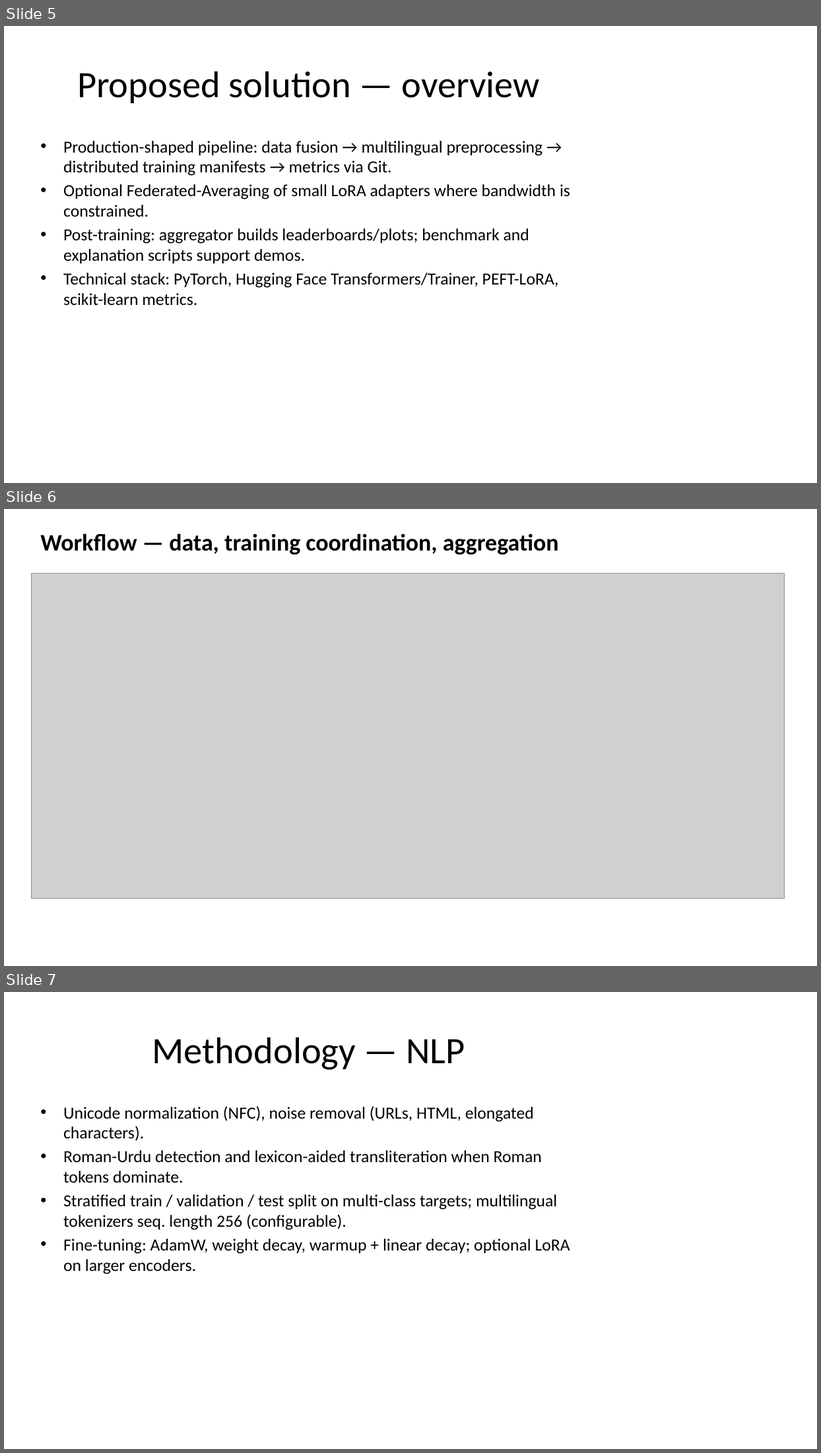
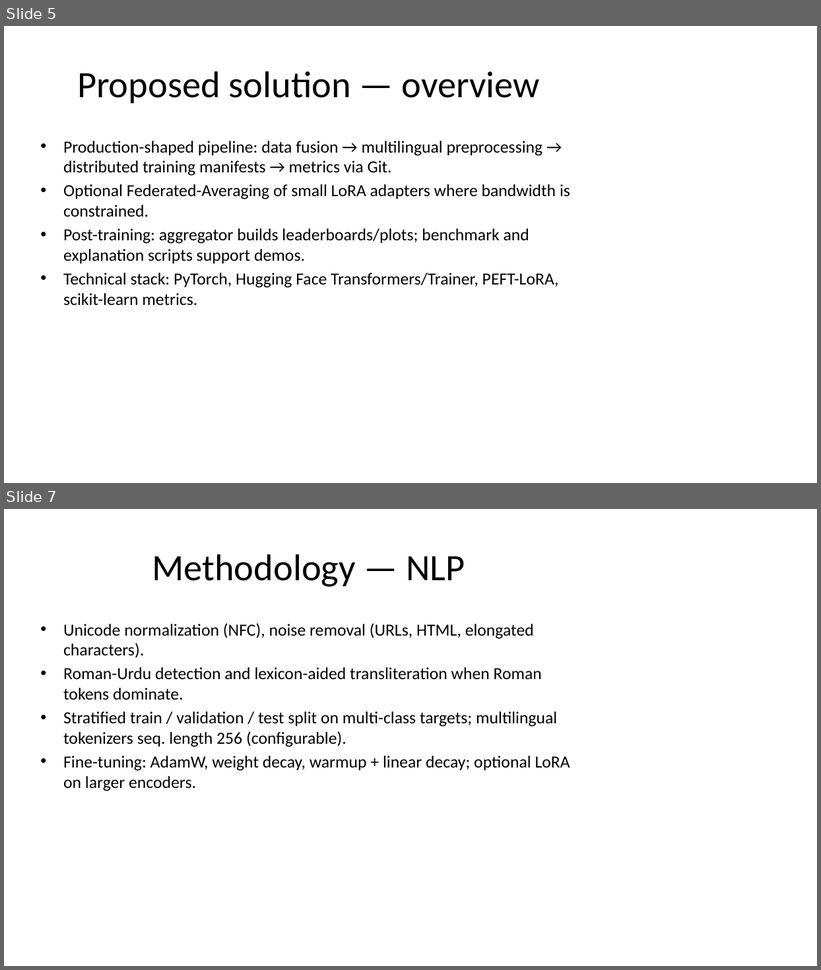
Before and after one commit to D3aThNdDeMiSe/FASTUrduGuard, a slide deck: docs/FastUrduGuard_Presentation.pptx. Shown one above the other, each under a label of ours: slides 5, 6 and 7 before the commit, slides 5 and 7 after it; the slides between them are not shown. The pictures are 821x1453 and 821x970 pixels, drawn with LibreOffice and Linux fonts; fonts in the diff are those of the drawing; grey boxes stand for pictures. Boxes give left, top, right and bottom in pixels: in the first picture for what was removed or moved away, otherwise in the second. Text is boxed around its words. In the diff, an @@ line names an element or a change of style, - is before the commit and + after.

```diff
--- a/docs/FastUrduGuard_Presentation.pptx
+++ b/docs/FastUrduGuard_Presentation.pptx
@@ slide 6 removed at [4,509,817,966], background #FFFFFF @@
@@ text removed at [40,533,559,555] @@
-Workflow — data, training coordination, aggregation
@@ picture removed at [32,573,785,899] @@
```
Also in this commit, not shown: 3 slides changed, 1 slide added, 1 other file.
